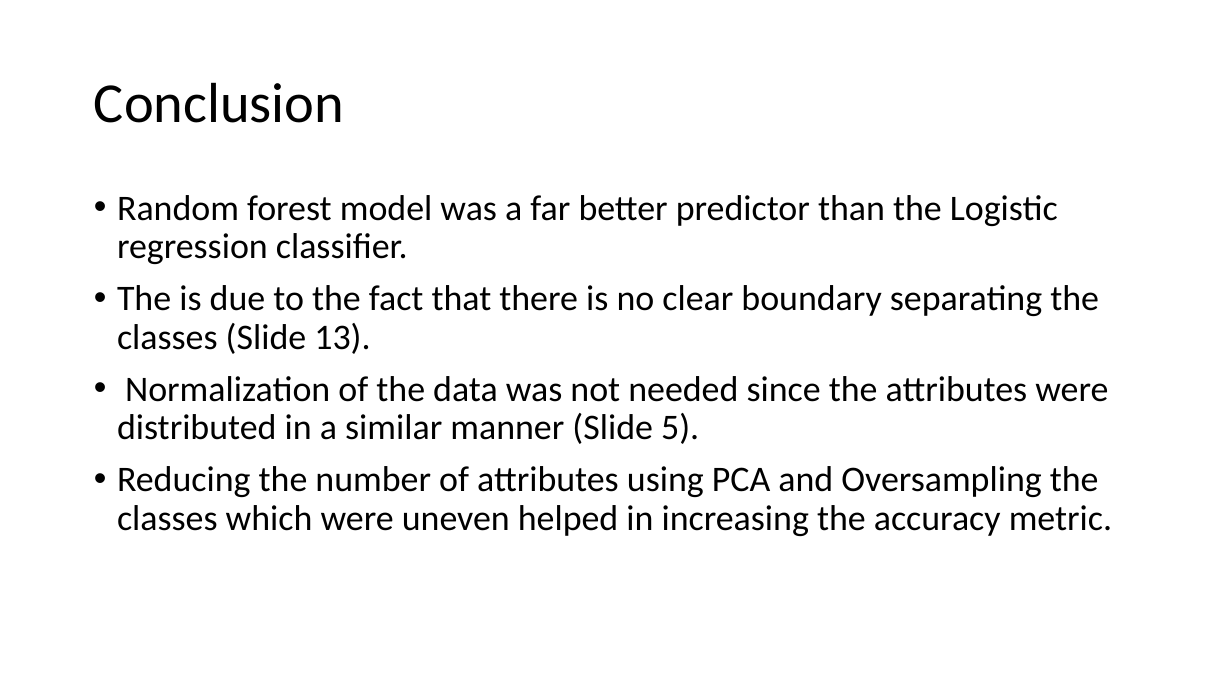
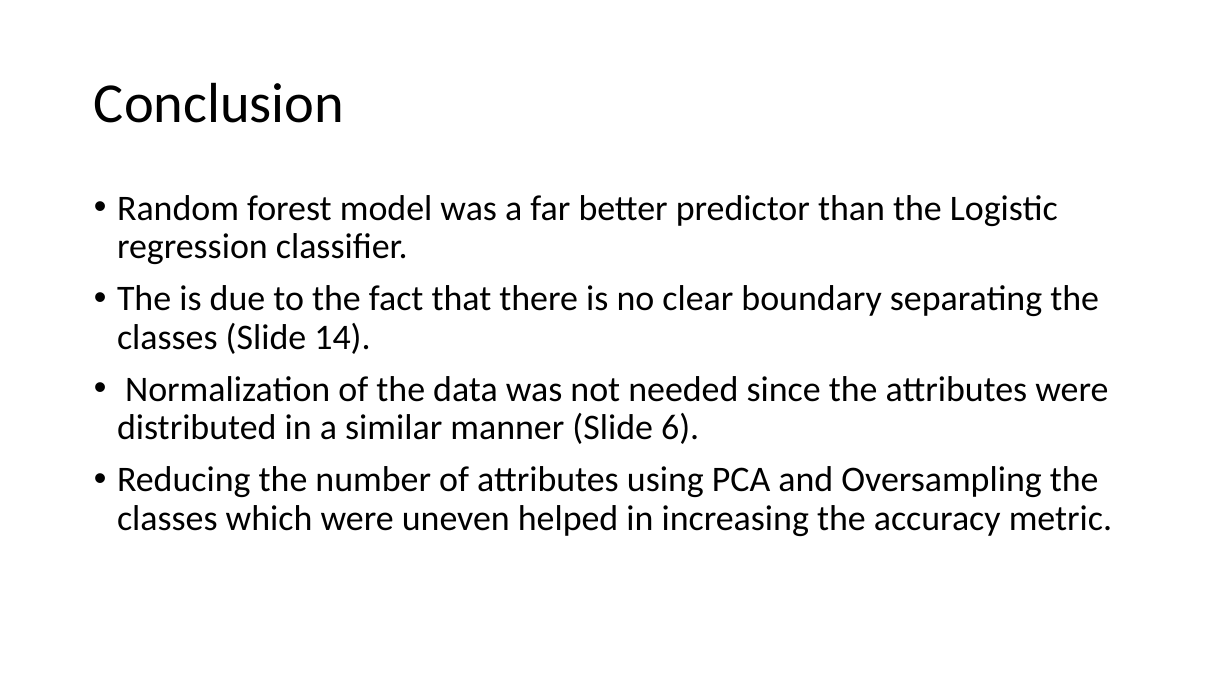
Before and after one commit to cgoat/Intermediate-Data-Science, a slide deck: slide 18 of Capstone Project/Capstone.pptx. Drawn at 1232x693 pixels with LibreOffice and Linux fonts; fonts in the diff are those of the drawing. Boxes give left, top, right and bottom in pixels: in the first picture for what was removed or moved away, otherwise in the second. Text is boxed around its words. In the diff, an @@ line names an element or a change of style, - is before the commit and + after.

```diff
--- a/Capstone Project/Capstone.pptx
+++ b/Capstone Project/Capstone.pptx
@@ text at <box>117,285,1108,444</box>: text changed @@
-• The is due to the fact that there is no clear boundary separating the classes (Slide 13).
-• Normalization of the data was not needed since the attributes were distributed in a similar manner (Slide 5).
+• The is due to the fact that there is no clear boundary separating the classes (Slide 14).
+• Normalization of the data was not needed since the attributes were distributed in a similar manner (Slide 6).
```
Also in this commit, not shown: 1 slide added, 1 slide removed, 1 other file.
